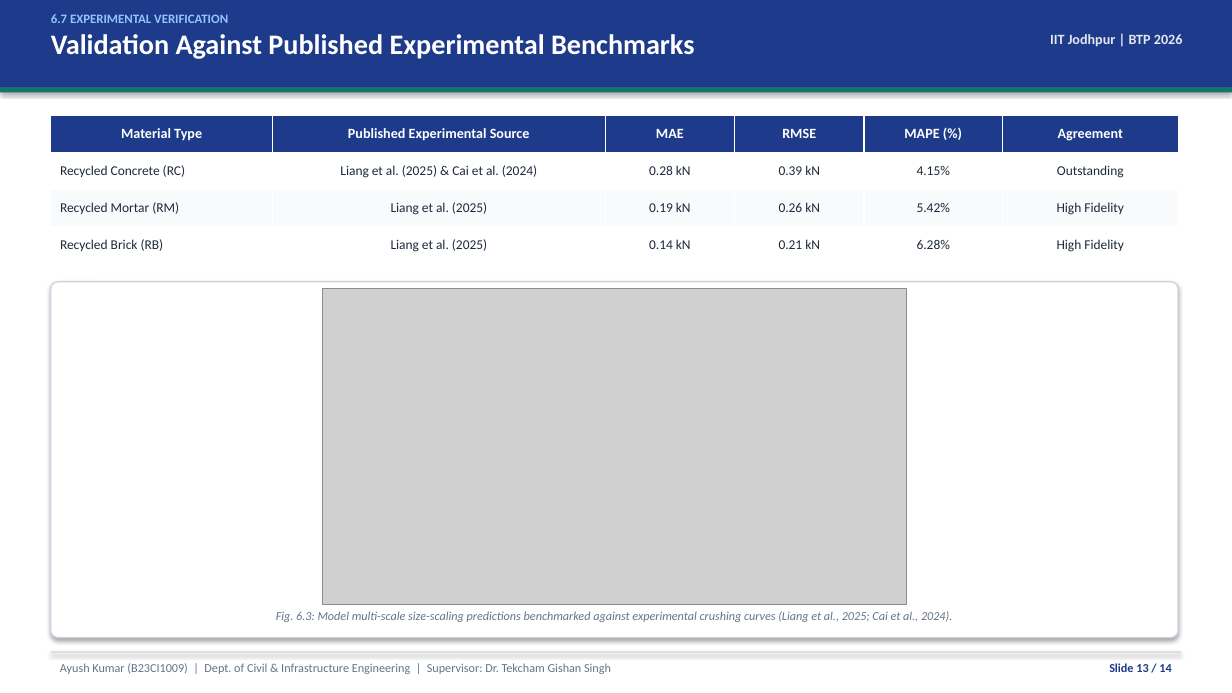
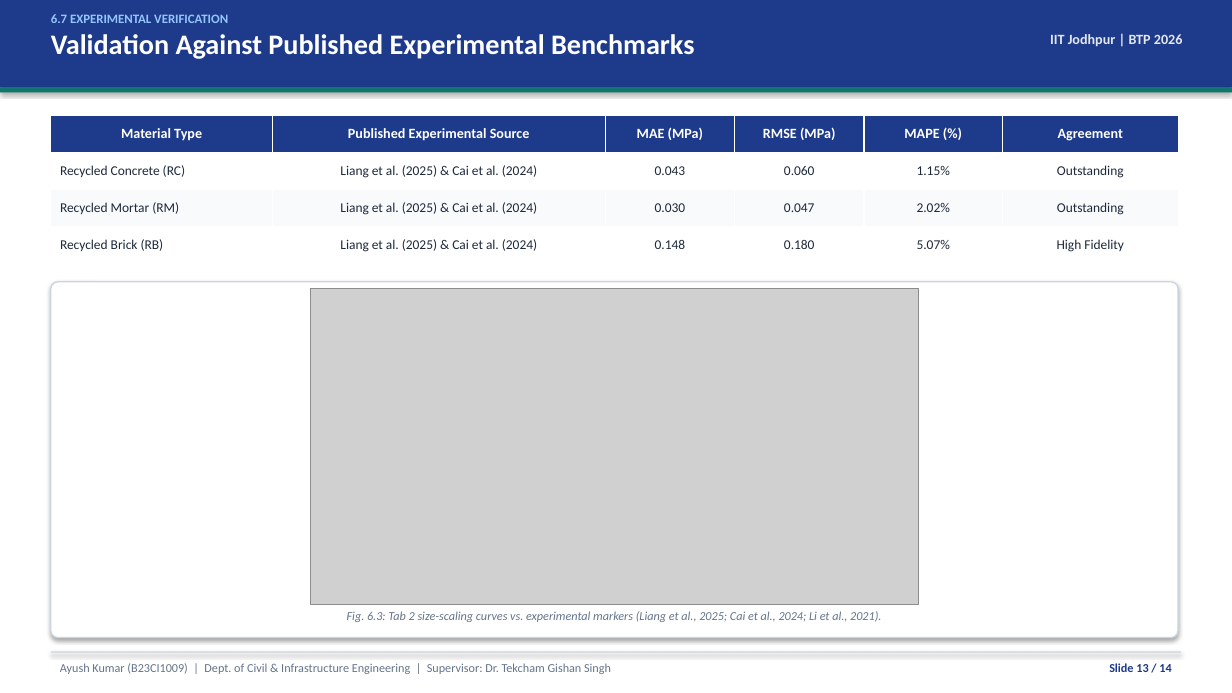
Before and after one commit to AyushhKumaar/BTP-Aggregate-ML, a slide deck: slide 13 of docs/BTP_IITJ_Presentation.pptx. Drawn at 1232x693 pixels with LibreOffice and Linux fonts; fonts in the diff are those of the drawing; grey boxes stand for pictures. Boxes give left, top, right and bottom in pixels: in the first picture for what was removed or moved away, otherwise in the second. Text is boxed around its words. In the diff, an @@ line names an element or a change of style, - is before the commit and + after.

Commit message:
Reconcile report (20p PDF / 21p DOCX), 14-slide PPT, TOC page sync, and live app screenshots

```diff
--- a/docs/BTP_IITJ_Presentation.pptx
+++ b/docs/BTP_IITJ_Presentation.pptx
@@ table at box(51, 116, 1178, 263) @@
-row 1, column 3: MAE
+row 1, column 3: MAE (MPa)
-row 1, column 4: RMSE
+row 1, column 4: RMSE (MPa)
-row 2: Recycled Concrete (RC) | Liang et al. (2025) & Cai et al. (2024) | 0.28 kN | 0.39 kN | 4.15% | Outstanding
+row 2: Recycled Concrete (RC) | Liang et al. (2025) & Cai et al. (2024) | 0.043 | 0.060 | 1.15% | Outstanding
-row 3: Recycled Mortar (RM) | Liang et al. (2025) | 0.19 kN | 0.26 kN | 5.42% | High Fidelity
+row 3: Recycled Mortar (RM) | Liang et al. (2025) & Cai et al. (2024) | 0.030 | 0.047 | 2.02% | Outstanding
-row 4: Recycled Brick (RB) | Liang et al. (2025) | 0.14 kN | 0.21 kN | 6.28% | High Fidelity
+row 4: Recycled Brick (RB) | Liang et al. (2025) & Cai et al. (2024) | 0.148 | 0.180 | 5.07% | High Fidelity
@@ picture: place and size @@
-picture at box(323, 288, 908, 604)
+picture at box(310, 288, 919, 604)
@@ text at box(347, 611, 881, 622): text changed @@
-Fig. 6.3: Model multi-scale size-scaling predictions benchmarked against experimental crushing curves (Liang et al., 2025; Cai et al., 2024).
+Fig. 6.3: Tab 2 size-scaling curves vs. experimental markers (Liang et al., 2025; Cai et al., 2024; Li et al., 2021).
```
Also in this commit, not shown: 11 other slides changed, 11 other files.
